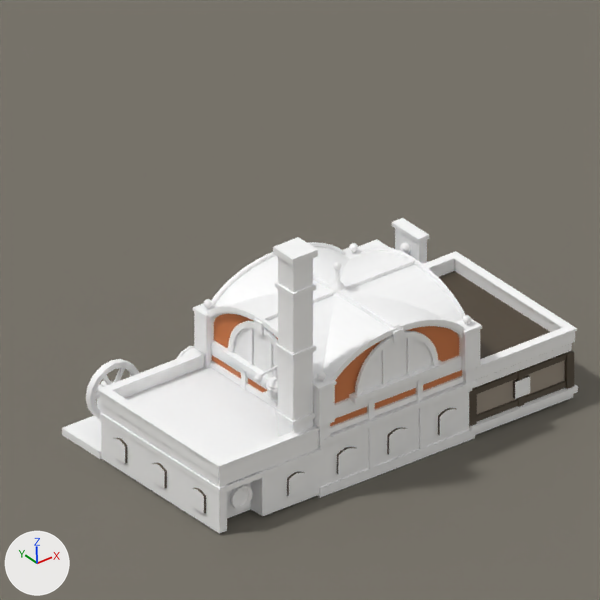
The Blender file src/DeepFrontier/Art/Source/Bathhouse-ReferenceStudy.blend as it was, and as the next commit left it.
Before and after are seen from the file's camera 'Camera'. The lights are fixed; the arrows at lower left show +X, +Y and +Z. The older version comes first.

Objects in the first picture: 'Bathhouse.Architecture', 'Bathhouse.Flywheel', 'Plane' and 2 more.
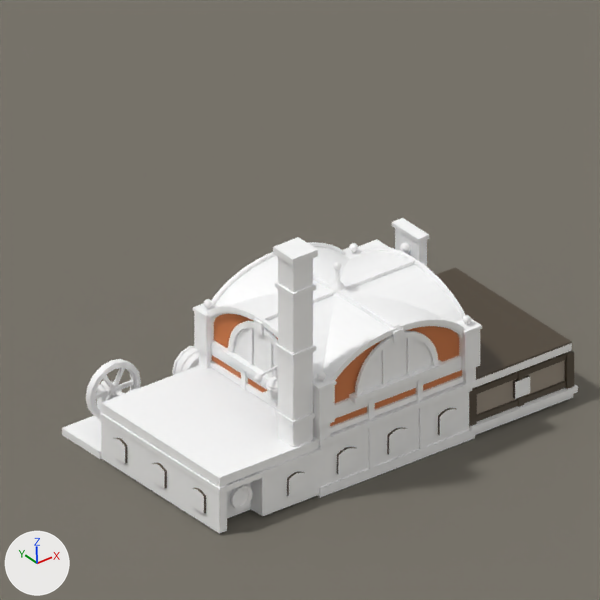
The change, as JSON lines over the scene's bpy script:
```json
{"block": "me_bathhouse_architecture", "where": "# used by ob_bathhouse_architecture; location = (0.0, 0.0, 0.0)"}
{"op": "remove", "block": "me_bathhouse_architecture", "code": "me_bathhouse_architecture.from_pydata(...)  # 5277 vertices, 2885 faces; spans x -7.04..0.05, y -5.11..0.02, z -0.03..4.42"}
{"op": "add", "block": "me_bathhouse_architecture", "code": "me_bathhouse_architecture.from_pydata(...)  # 5181 vertices, 2813 faces; spans x -7.04..0.05, y -5.11..0.02, z -0.03..4.42"}
{"block": "me_bathhouse_architecture", "change": "me_bathhouse_architecture part 1: 12 loose pieces with 96 vertices, spanning x -7.04..0.04, y -5.04..-1.96, z 1.0..1.24, are deleted"}
```

Boxes (x1, y1, x2, y2) around the edits, measured in the pictures (600 x 600 px):
```json
{"part": 1, "of": "me_bathhouse_architecture", "change": "deleted", "before": [98, 251, 577, 479]}
```
